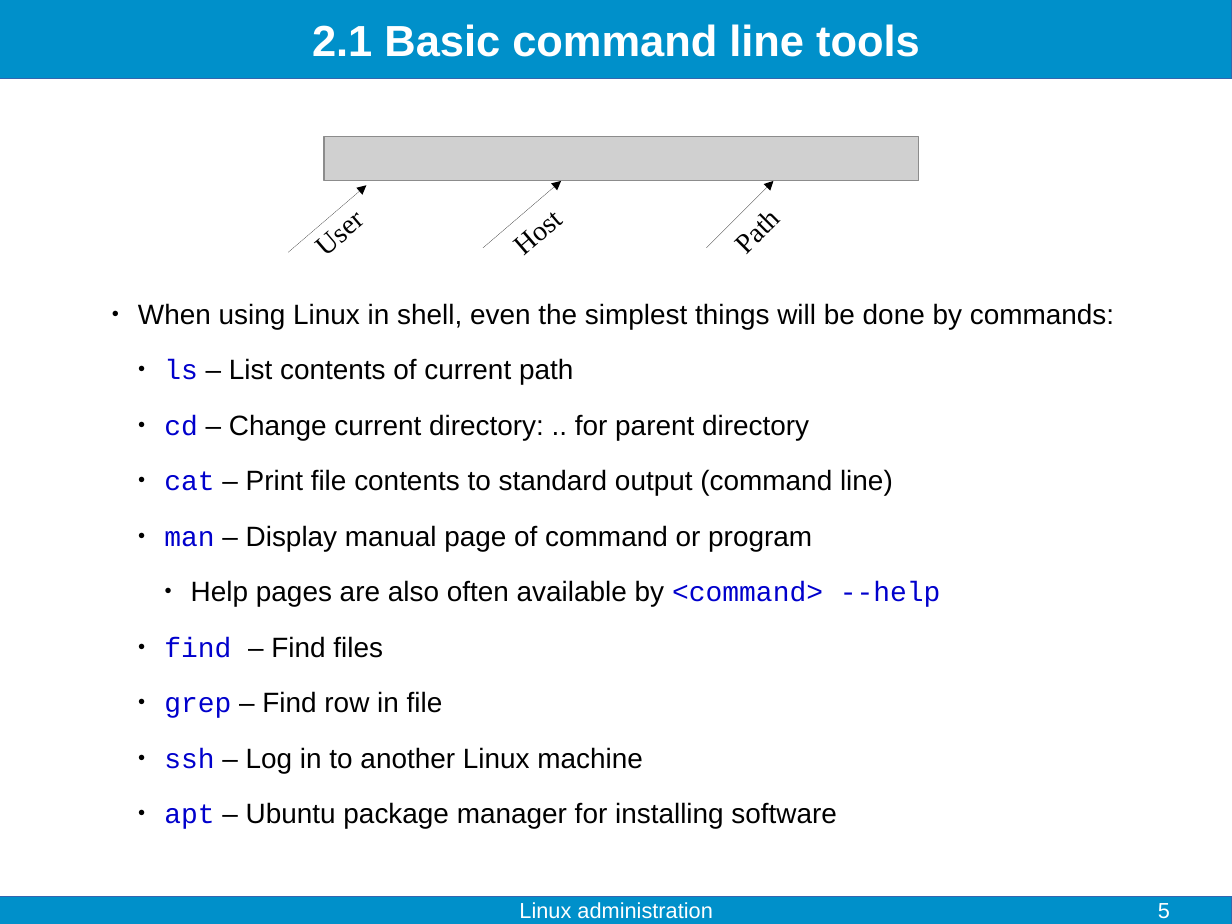
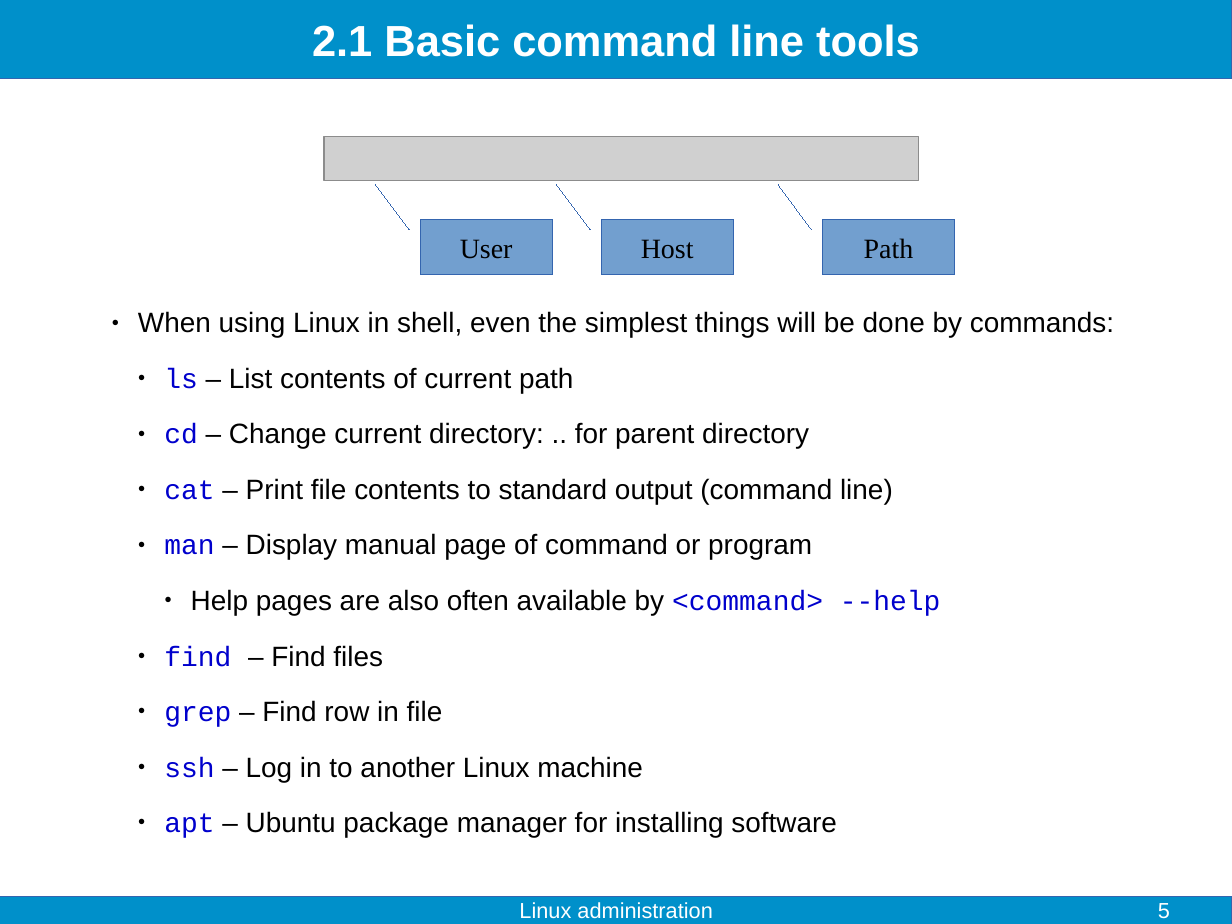
Before and after one commit to fjelltopp/training, a slide deck: slide 5 of linux_administration/linux_administration.odp. Drawn at 1232x924 pixels with LibreOffice and Linux fonts; fonts in the diff are those of the drawing; grey boxes stand for pictures. Boxes give left, top, right and bottom in pixels: in the first picture for what was removed or moved away, otherwise in the second. Text is boxed around its words. In the diff, an @@ line names an element or a change of style, - is before the commit and + after.

```diff
--- a/linux_administration/linux_administration.odp
+++ b/linux_administration/linux_administration.odp
@@ border callout "User": place and size @@
-border callout "User" at <box>288,186,367,253</box>
+border callout "User" at <box>420,219,552,275</box>
@@ border callout "Host": place and size @@
-border callout "Host" at <box>483,181,561,248</box>
+border callout "Host" at <box>601,219,733,275</box>
@@ vertical alignment top to middle; line to border callout; fill none to #729FCF; outline #000000 0 pt to #3465AF 0 pt; mirrored in 3 elements at <box>601,219,733,275</box>, <box>420,219,552,275</box>, <box>823,219,955,275</box> @@
@@ border callout "Path": place and size @@
-border callout "Path" at <box>707,181,774,248</box>
+border callout "Path" at <box>823,219,955,275</box>
@@ text "When using Linux in shell, ...": place and size @@
-text "When using Linux in shell, ..." at <box>138,303,1114,829</box>
+text "When using Linux in shell, ..." at <box>138,311,1114,838</box>
```
Also in this commit, not shown: 3 other slides changed, 1 slide added, 7 other files.
